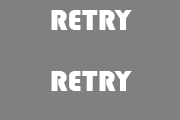
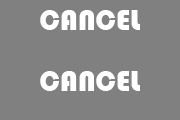
Layered file, before and after one edit (180x120). Changes by layer:
painted on "START" over bbox(40, 71, 140, 91)
renamed "RETRY" to "CANCEL", painted on it over bbox(40, 10, 140, 30)
